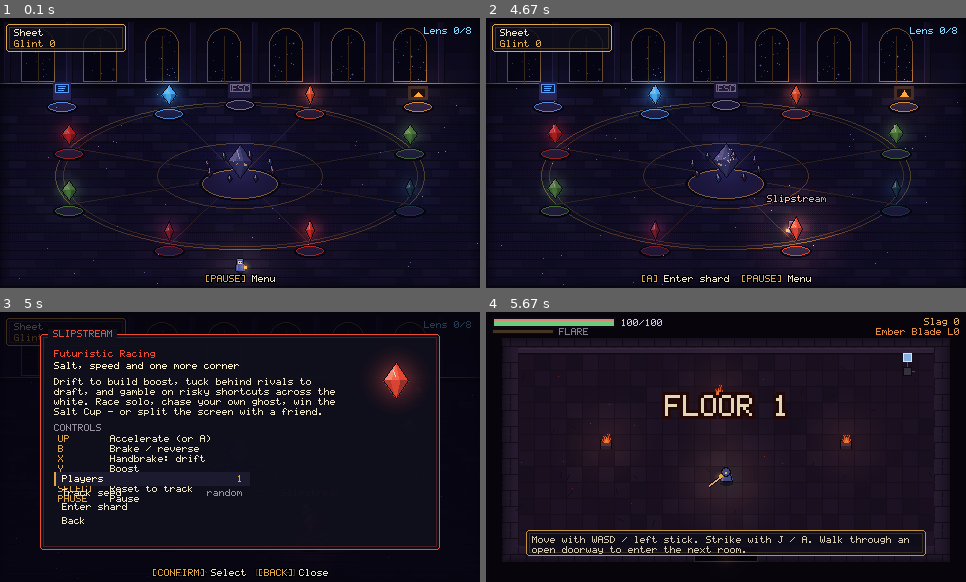
Above: before the commit, frames 1-4 (two rows, left to right).
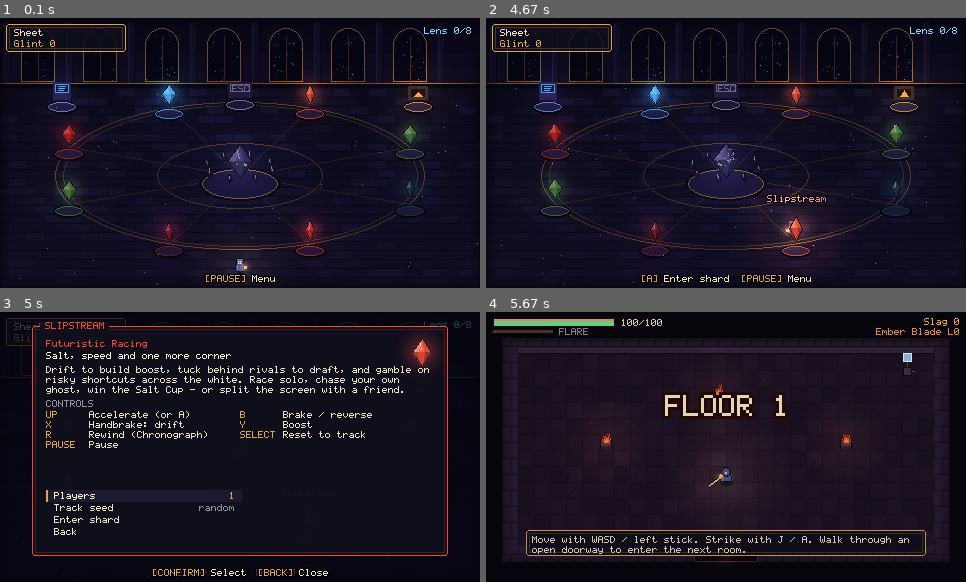
Above: after the commit, the same moments.

Repository: shipking-ai/shardlight
Game: pygame game, started from tools/contact_sheet.py
Same seed, same stepped clock (60 frames per second), same inputs: the game is played once before the commit and once after it.
Inputs:
- Up to frame 1 (0.1 s): no input
- Up to frame 2 (4.67 s): no input
- Up to frame 3 (5 s): no input
- Up to frame 4 (5.67 s): no input

Frames 1-2 are identical in both runs. In frame 3, 11% of the frame differs, in the area x 6-94%, y 3-91%; in frame 4, nothing differs.

Commit message:
Reflow the shard card controls into a gutter-aligned two-column masonry
Shrink the card a little, share one global label column across both controls columns, and let rows that are too wide span the card.

Diff:
--- a/shardlight/hub/hub.py
+++ b/shardlight/hub/hub.py
@@ -385,7 +385,7 @@
                                       get=lambda k=key: self.opts[k], set=lambda v, k=key: self.opts.__setitem__(k, v)))
             items.append(MenuItem("Enter shard", self._launch))
         items.append(MenuItem("Back", app.scenes.pop))
-        self.menu = Menu(app, items, 196)
+        self.menu = Menu(app, items, 196, row_h=12)
 
     def _launch(self) -> None:
         n = int(self.opts.get("players", 1))
@@ -409,32 +409,53 @@
         info = self.info
         col = info.color if info else (110, 108, 124)
         k = ease_out_cubic(self.age / 0.18)
-        rect = pygame.Rect(40, 22 + int((1 - k) * 12), W - 80, H - 54)
+        rect = pygame.Rect(32, 14 + int((1 - k) * 12), W - 64, H - 40)
         draw_panel(surf, rect, border=col, title=(info.title.upper() if info else self.mode_id.upper()), font=f)
         if not info:
             f.draw_wrapped(surf, "This shard is dormant in this build. Its lens has not been repaired yet, so there is "
                            "nothing to enter.", pygame.Rect(rect.x + 14, rect.y + 24, rect.w - 28, 60), PARCHMENT, None)
             self.menu.draw(surf, (rect.x + 14, rect.bottom - 40))
             return
-        art.draw_prism(surf, (rect.right - 44, rect.y + 46), 18, col, self.age * 2, True, True)
-        f.draw(surf, info.genre, (rect.x + 14, rect.y + 16), col, None)
-        f.draw(surf, info.tagline, (rect.x + 14, rect.y + 28), (255, 244, 205), None)
-        y = f.draw_wrapped(surf, info.blurb, pygame.Rect(rect.x + 14, rect.y + 44, rect.w - 110, 60), PARCHMENT, None)
-        yy = y + 6
+        art.draw_prism(surf, (rect.right - 26, rect.y + 26), 14, col, self.age * 2, True, True)
+        f.draw(surf, info.genre, (rect.x + 14, rect.y + 14), col, None)
+        f.draw(surf, info.tagline, (rect.x + 14, rect.y + 26), (255, 244, 205), None)
+        y = f.draw_wrapped(surf, info.blurb, pygame.Rect(rect.x + 14, rect.y + 40, rect.w - 28, 60), PARCHMENT, None)
+        yy = y + 4
         f.draw(surf, "CONTROLS", (rect.x + 14, yy), DIM, None)
         yy += 11
         p = self.inp.player(0)
-        for btn, text in info.controls[:7]:
-            lab = p.prompt(btn) if btn in ("UP", "A", "B", "X", "Y", "L", "R", "PAUSE", "SELECT") else btn
-            f.draw(surf, f"{lab}", (rect.x + 18, yy), BRASS, None)
-            f.draw(surf, text, (rect.x + 70, yy), PARCHMENT, None)
-            yy += 10
+        # two-column masonry: short rows share columns, wide rows span the full card.
+        # the label gutter is GLOBAL so text starts at the same x in both columns.
+        col_w = (rect.w - 28) // 2
+        labs = [p.prompt(btn) if btn in ("UP", "A", "B", "X", "Y", "L", "R", "PAUSE", "SELECT") else btn
+                for btn, _ in info.controls]
+        lab_w = max((f.width(lab) for lab in labs), default=0)
+        h1 = h2 = 0
+        placed = []
+        for (btn, text), lab in zip(info.controls, labs):
+            if lab_w + 8 + f.width(text) > col_w - 8:
+                row = max(h1, h2)
+                h1 = h2 = row + 1
+                placed.append((None, row, lab, text))
+            else:
+                if h1 <= h2:
+                    placed.append((0, h1, lab, text))
+                    h1 += 1
+                else:
+                    placed.append((1, h2, lab, text))
+                    h2 += 1
+        for c2, row, lab, text in placed:
+            x = rect.x + 14 if c2 is None else rect.x + 14 + c2 * col_w
+            f.draw(surf, lab, (x, yy + row * 10), BRASS, None)
+            f.draw(surf, text, (x + lab_w + 8, yy + row * 10), PARCHMENT, None)
+        ctrl_bottom = yy + max(h1, h2) * 10
+        menu_top = rect.bottom - 12 - self.menu.height() - 6
         prog = self.app.world.mode_data(self.mode_id).get("summary")
-        if prog:
-            f.draw(surf, str(prog), (rect.x + 14, rect.bottom - 62 - 14 * len(self.menu.items) // 2), GOOD, None)
+        if prog and menu_top - ctrl_bottom >= 22:
+            f.draw(surf, str(prog), (rect.x + 14, menu_top - 12), GOOD, None)
         if self.mode_id in self.app.world.profile["facets"]:
             f.draw(surf, "FACET REPAIRED", (rect.right - 14, rect.bottom - 18), GOOD, None, anchor="bottomright")
-        self.menu.draw(surf, (rect.x + 14, rect.bottom - 14 - self.menu.height() - 8))
+        self.menu.draw(surf, (rect.x + 14, menu_top))
         draw_prompts(surf, self.app, [("CONFIRM", "Select"), ("BACK", "Close")])
 
 
@@ -523,7 +544,7 @@
                      for m in mm.mods.values()]
             lines += [(r, False) for r in mm.report]
             if not lines:
-                lines = [("No mods installed. Drop a folder with mod.json into /mods.", False)]
+                lines = [("No mods installed. Drop a folder with mod.json into /mods (see /examples).", False)]
             self._list(surf, area, lines[:12])
             probs = self.app.content.problems
             f.draw(surf, f"{len(probs)} content notice(s)", (detail.x, detail.y), DIM, None)
